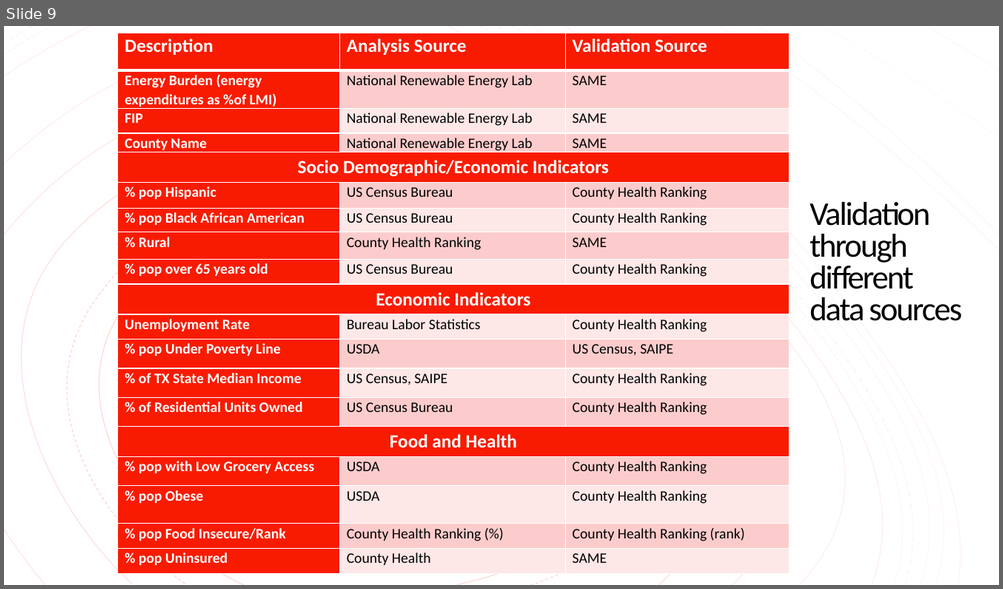
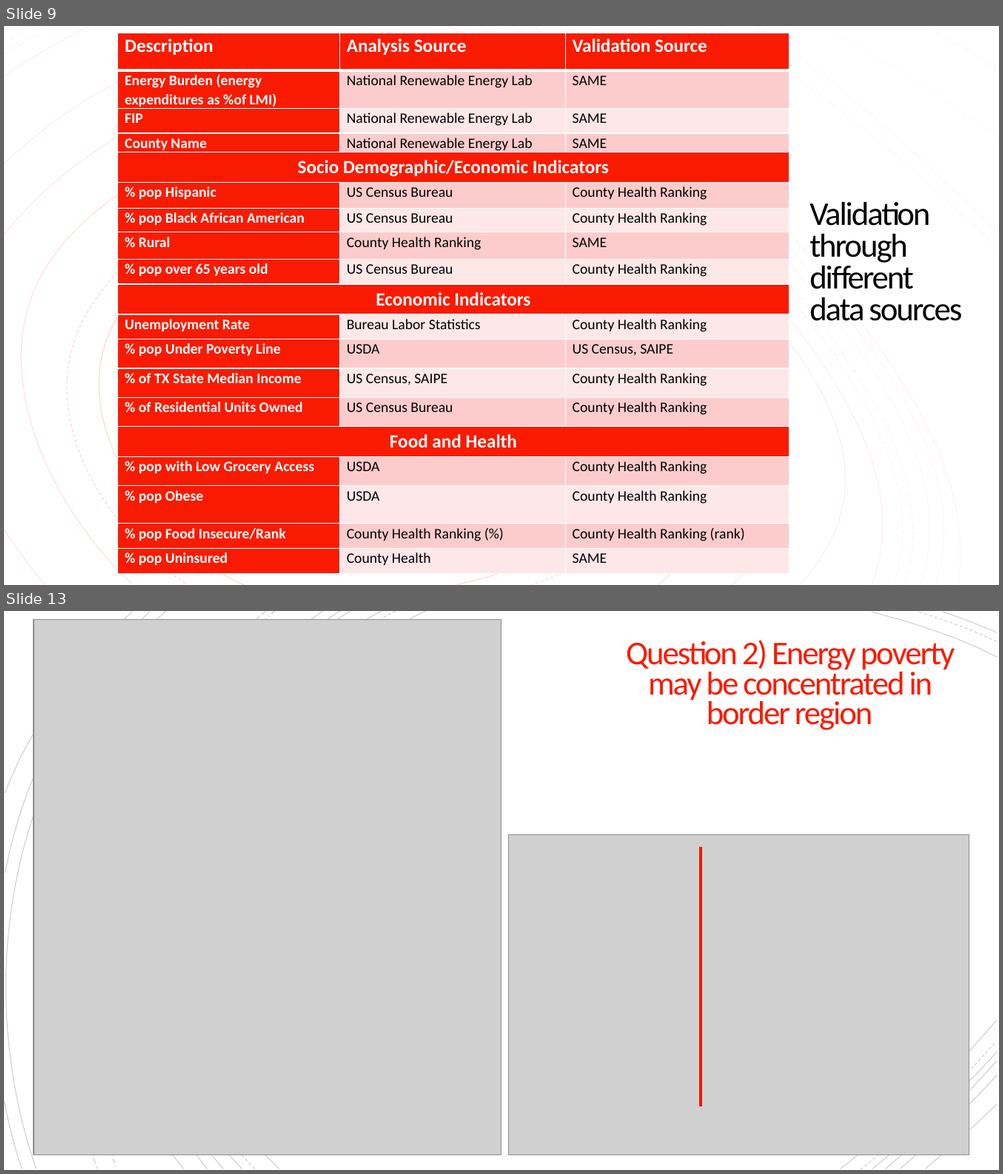
Before and after one commit to cnagbim/Data-Management-Final-Project-Agbim, a slide deck: writing_literature_present/final_presentation.pptx. Shown one above the other, each under a label of ours: slide 9 before the commit, slides 9 and 13 after it; the slides between them are not shown. The pictures are 1003x589 and 1003x1174 pixels, drawn with LibreOffice and Linux fonts; fonts in the diff are those of the drawing; grey boxes stand for pictures. Boxes give left, top, right and bottom in pixels: in the first picture for what was removed or moved away, otherwise in the second. Text is boxed around its words. In the diff, an @@ line names an element or a change of style, - is before the commit and + after.

```diff
--- a/writing_literature_present/final_presentation.pptx
+++ b/writing_literature_present/final_presentation.pptx
@@ slide 13 added at bbox=[4, 611, 999, 1170], background #FFFFFF @@
@@ group added at bbox=[4, 611, 997, 1170]: 21 freeform shapes @@
@@ picture added at bbox=[34, 619, 502, 1156] @@
@@ text added at bbox=[626, 637, 955, 730], 32 pt, text #F81B02 @@
+Question 2) Energy poverty may be concentrated in border region
@@ picture added at bbox=[509, 834, 970, 1155] @@
@@ line added from (700, 848) to (700, 1107), #ED1A02 3 pt @@
```
Also in this commit, not shown: 13 slides changed, 2 other slides added, 3 slides removed, 1 other file.
